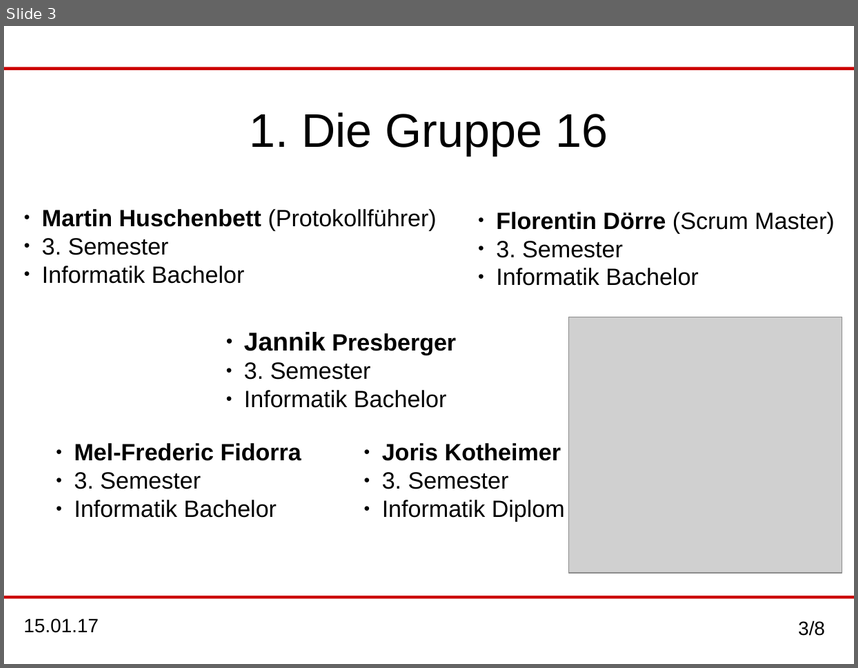
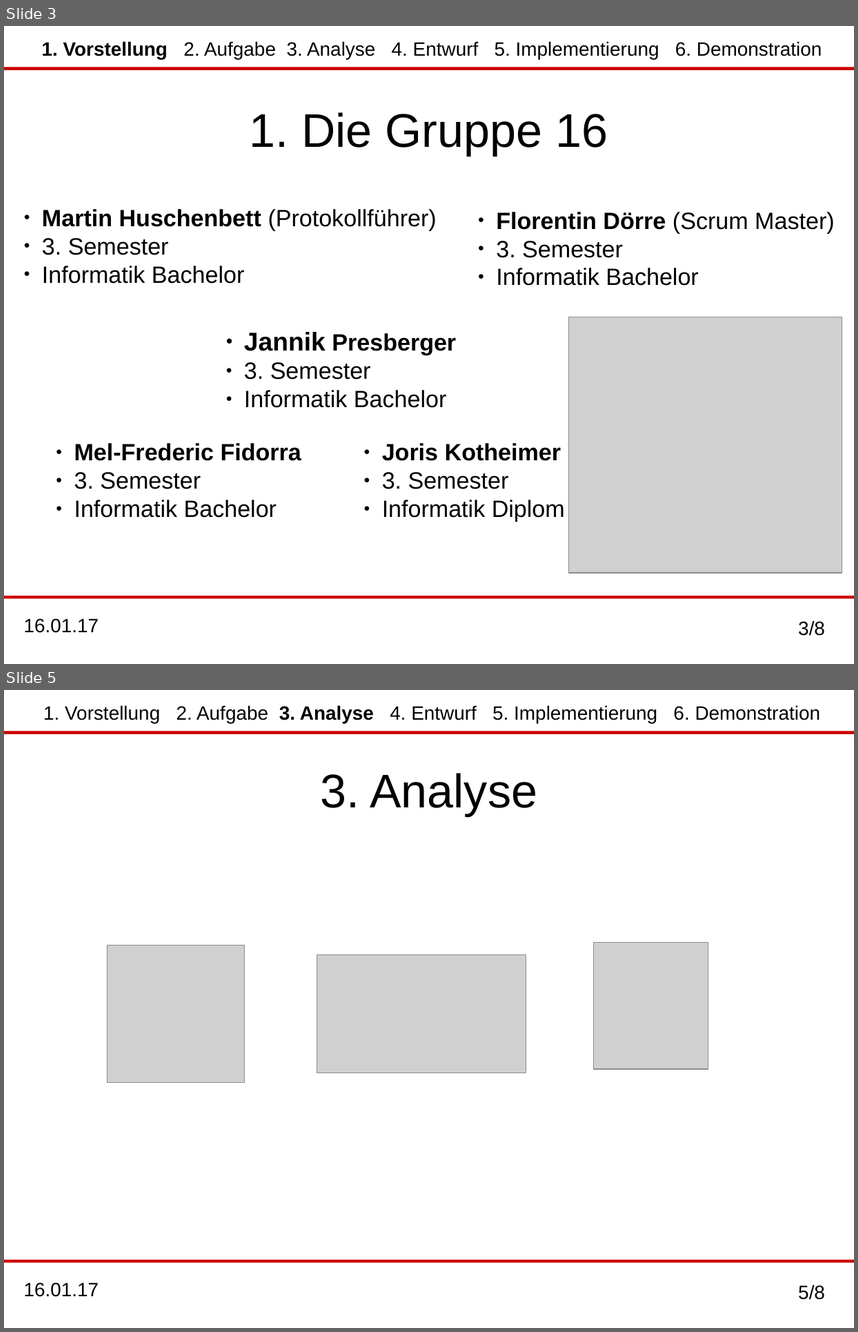
Before and after one commit to MaHusch/SWT-Project-Copy, a slide deck: organisation_final/Endpraesentation/End_praesentation.odp. Shown one above the other, each under a label of ours: slide 3 before the commit, slides 3 and 5 after it; the slides between them are not shown. The pictures are 858x668 and 858x1332 pixels, drawn with LibreOffice and Linux fonts; fonts in the diff are those of the drawing; grey boxes stand for pictures. Boxes give left, top, right and bottom in pixels: in the first picture for what was removed or moved away, otherwise in the second. Text is boxed around its words. In the diff, an @@ line names an element or a change of style, - is before the commit and + after.

```diff
--- a/organisation_final/Endpraesentation/End_praesentation.odp
+++ b/organisation_final/Endpraesentation/End_praesentation.odp
@@ slide 5 added at box(4, 690, 854, 1328), background #FFFFFF; not listed: 4 template elements that a slide beside it also shows @@
@@ text added at box(43, 705, 821, 724), 18 pt, text #000000 @@
+1. Vorstellung 2. Aufgabe 3. Analyse 4. Entwurf 5. Implementierung 6. Demonstration
@@ title added at box(320, 773, 537, 816), 44 pt, text #000000 @@
+3. Analyse
@@ picture added at box(107, 945, 245, 1083) @@
@@ picture added at box(317, 954, 526, 1073) @@
@@ picture added at box(594, 943, 709, 1069) @@
@@ slide 3 changed as well @@
@@ text added at box(42, 41, 822, 60), 18 pt, text #000000 @@
+1. Vorstellung 2. Aufgabe 3. Analyse 4. Entwurf 5. Implementierung 6. Demonstration
@@ text at box(24, 618, 99, 633): text changed @@
-15.01.17
+16.01.17
```
Also in this commit, not shown: 2 other slides changed, 4 other slides added, 5 slides removed, 1 other file.
